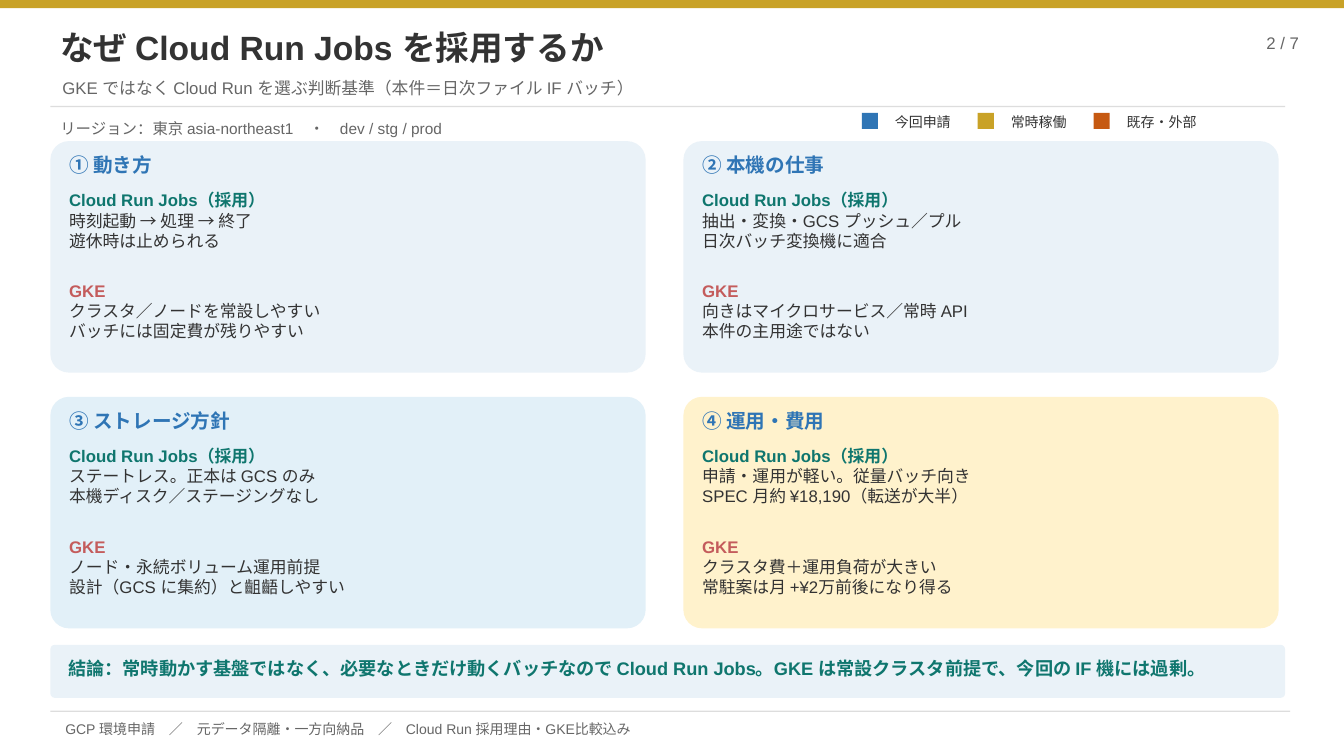
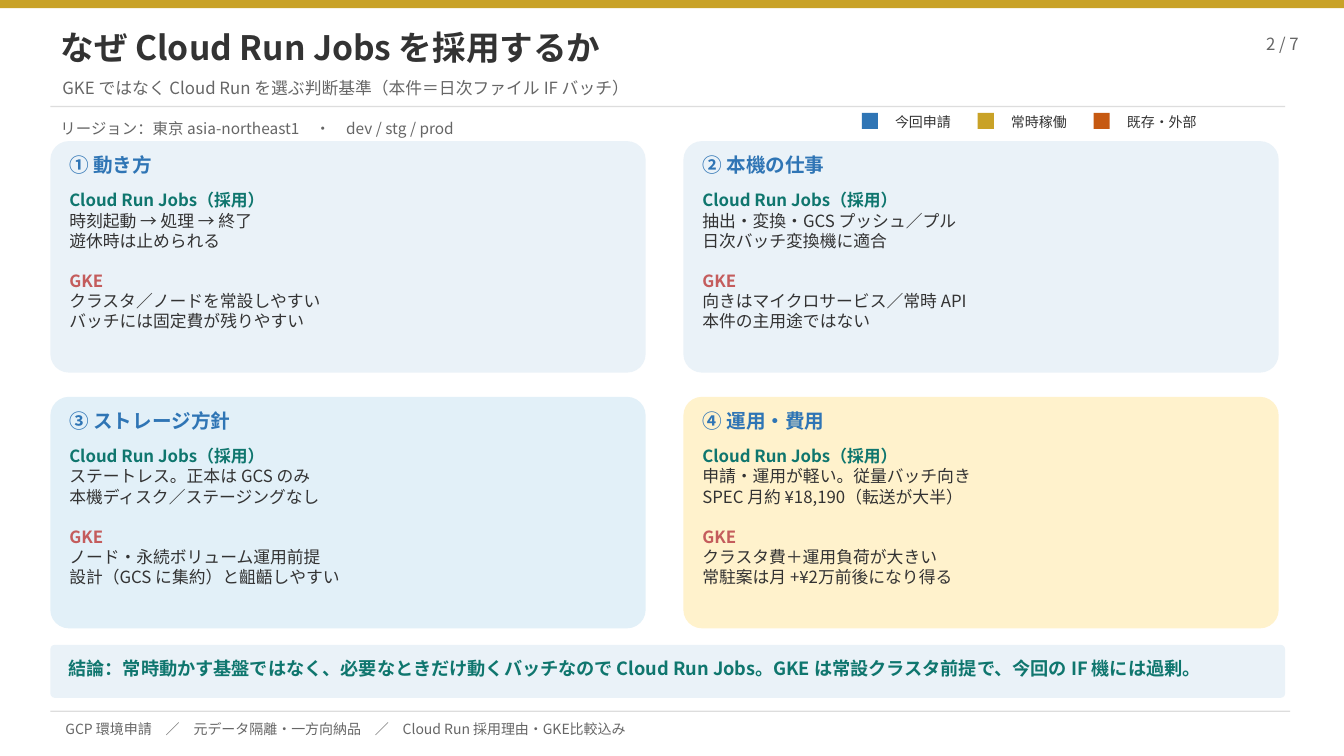
Before and after one commit to ZangPengshi-TREC/Zang_TreC, a slide deck: slide 2 of PMI/Sinops/phase2-detail-design/sources/20260922-scm-if-cloud-application/SCM連携クラウド機_GCP環境申請.pptx. Drawn at 1344x756 pixels with LibreOffice and Linux fonts; fonts in the diff are those of the drawing. Boxes give left, top, right and bottom in pixels: in the first picture for what was removed or moved away, otherwise in the second. Text is boxed around its words. In the diff, an @@ line names an element or a change of style, - is before the commit and + after.

```diff
--- a/PMI/Sinops/phase2-detail-design/sources/20260922-scm-if-cloud-application/SCM連携クラウド機_GCP環境申請.pptx
+++ b/PMI/Sinops/phase2-detail-design/sources/20260922-scm-if-cloud-application/SCM連携クラウド機_GCP環境申請.pptx
@@ font Arial to Noto Sans CJK JP in 13 elements at (68, 659, 1201, 677), (62, 80, 629, 96), (60, 31, 601, 63), (65, 722, 625, 735), (60, 121, 454, 138), (895, 115, 951, 128), (1011, 115, 1067, 128), (1127, 115, 1197, 128), (1266, 37, 1298, 50), (69, 191, 320, 329), (702, 191, 967, 329), (69, 447, 339, 585), (702, 447, 971, 585) @@
```
Also in this commit, not shown: 6 other slides changed, 8 other files.
